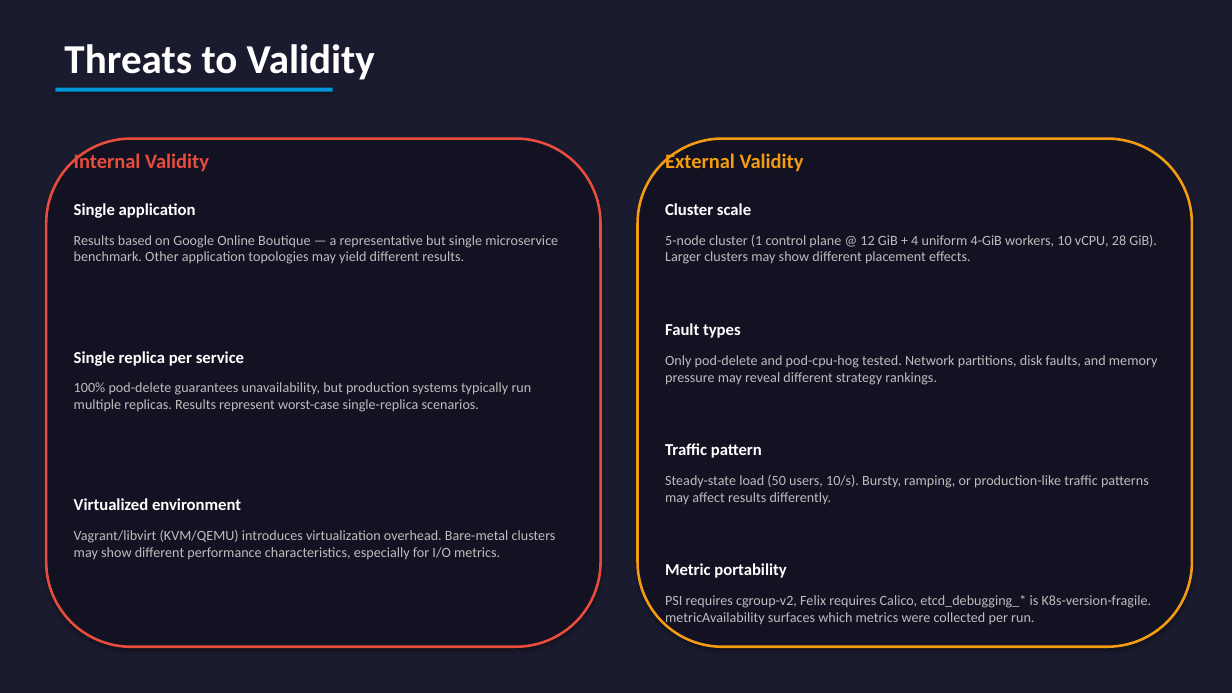
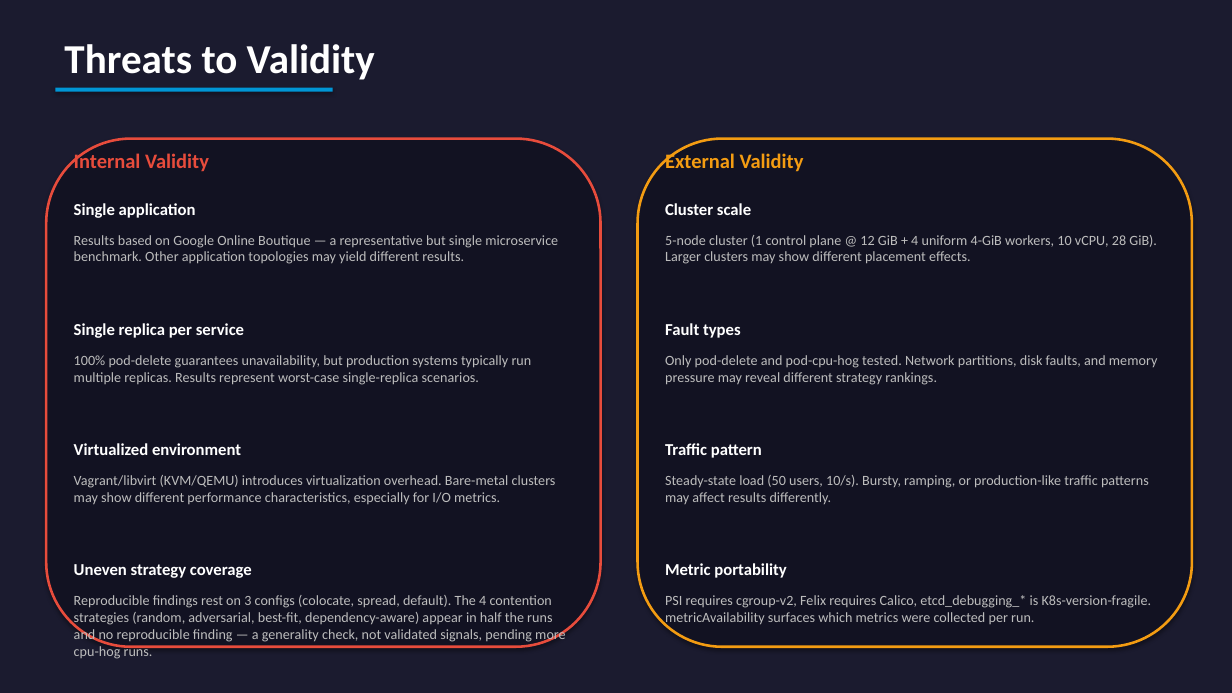
Before and after one commit to yhu02/uva-msc-thesis, a slide deck: slide 13 of ChaosProbe_Presentation.pptx. Drawn at 1232x693 pixels with LibreOffice and Linux fonts; fonts in the diff are those of the drawing. Boxes give left, top, right and bottom in pixels: in the first picture for what was removed or moved away, otherwise in the second. Text is boxed around its words. In the diff, an @@ line names an element or a change of style, - is before the commit and + after.

```diff
--- a/ChaosProbe_Presentation.pptx
+++ b/ChaosProbe_Presentation.pptx
@@ text "Single replica per service" moved from (x1=74, y1=351, x2=244, y2=366) to (x1=74, y1=323, x2=244, y2=338) @@
@@ text "100% pod-delete guarantees unavailability, but ..." moved from (x1=74, y1=382, x2=532, y2=412) to (x1=74, y1=355, x2=532, y2=385) @@
@@ text "Virtualized environment" moved from (x1=74, y1=498, x2=241, y2=510) to (x1=74, y1=443, x2=241, y2=455) @@
@@ text "Vagrant/libvirt (KVM/QEMU) introduces virtualization overhea ..." moved from (x1=74, y1=530, x2=556, y2=560) to (x1=74, y1=475, x2=556, y2=505) @@
@@ text added at (x1=74, y1=564, x2=252, y2=578), 13 pt, text #FFFFFF, bold @@
+Uneven strategy coverage
@@ text added at (x1=74, y1=595, x2=566, y2=659), 11 pt, text #BDBDBD @@
+Reproducible findings rest on 3 configs (colocate, spread, default). The 4 contention strategies (random, adversarial, best-fit, dependency-aware) appear in half the runs and no reproducible finding — a generality check, not validated signals, pending more cpu-hog runs.
```
Also in this commit, not shown: 3 other slides changed, 3 other files.
